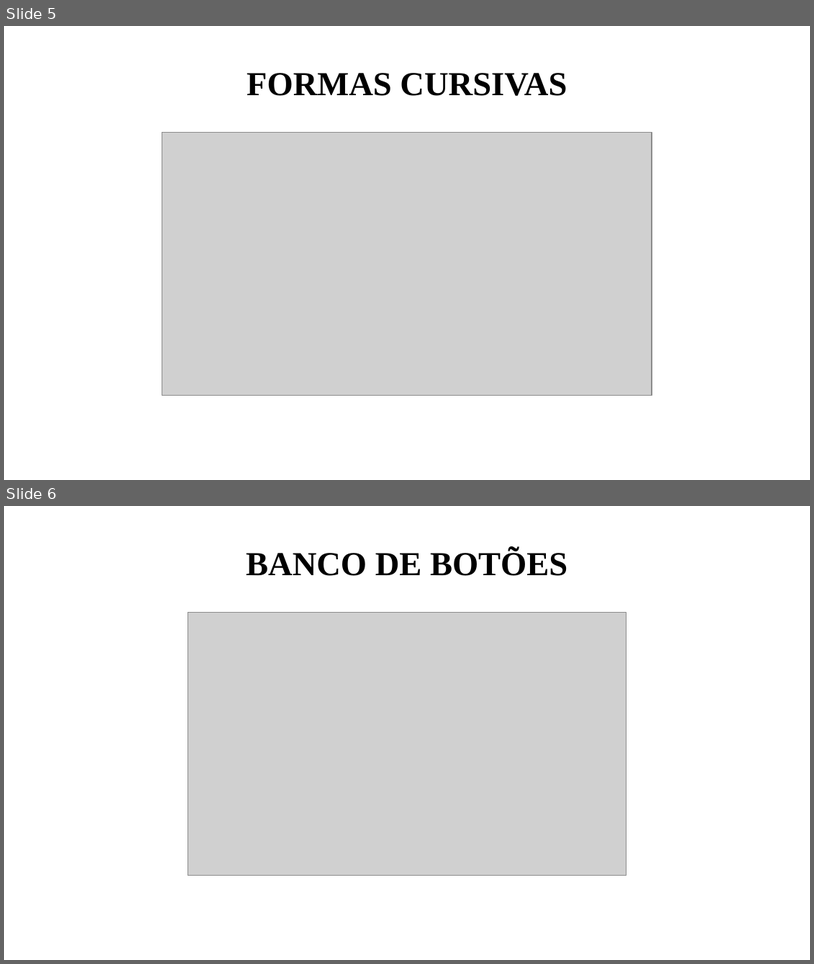
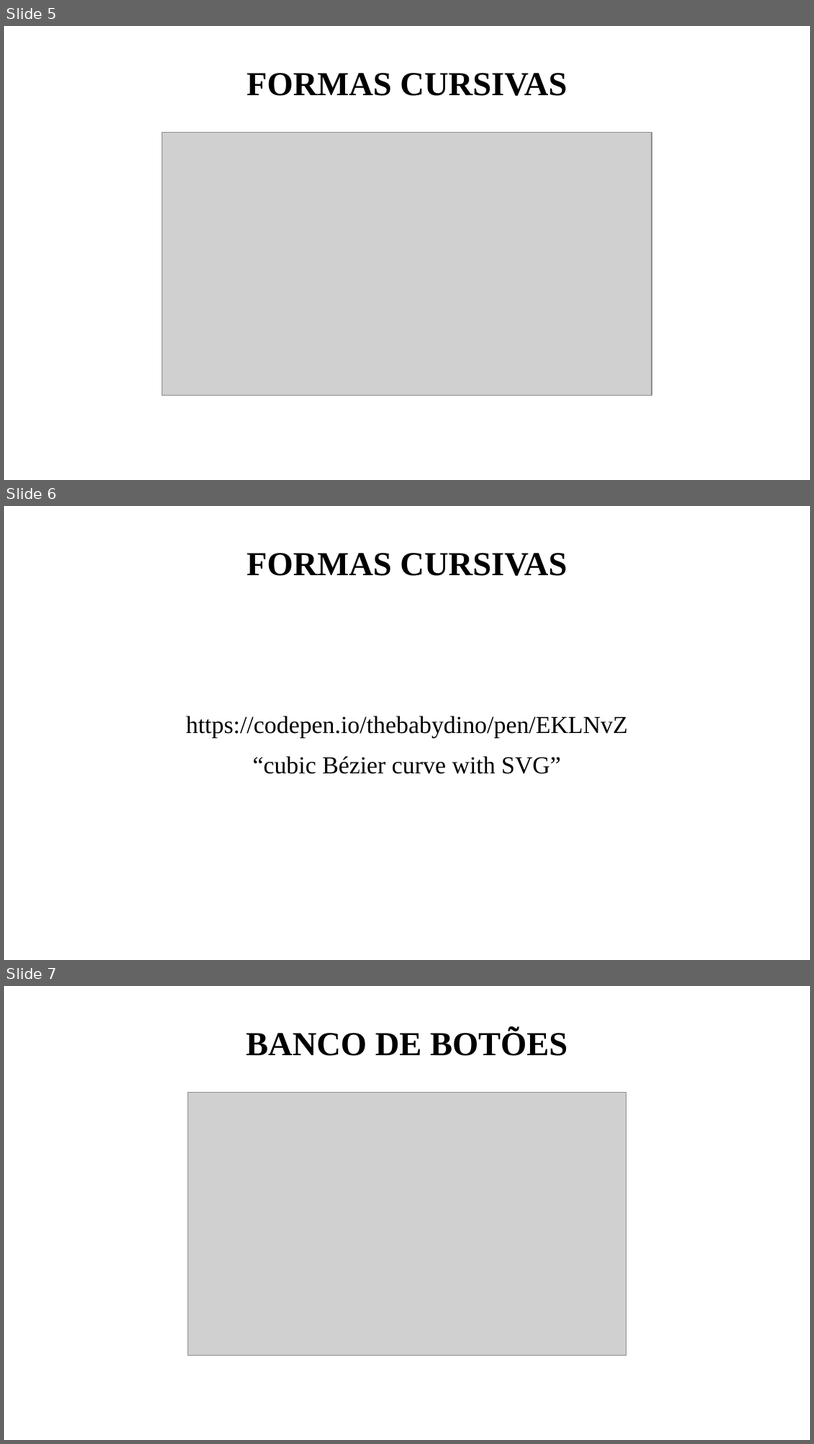
Before and after one commit to futxicaiadatec/futxicadinha01, a slide deck: quarta/slide.odp. Shown one above the other, each under a label of ours: slides 5 and 6 before the commit, slides 5, 6 and 7 after it. The pictures are 814x964 and 814x1444 pixels, drawn with LibreOffice and Linux fonts; fonts in the diff are those of the drawing; grey boxes stand for pictures. Boxes give left, top, right and bottom in pixels: in the first picture for what was removed or moved away, otherwise in the second. Text is boxed around its words. In the diff, an @@ line names an element or a change of style, - is before the commit and + after.

```diff
--- a/quarta/slide.odp
+++ b/quarta/slide.odp
@@ slide 6 added at [4,506,810,960], background #FFFFFF @@
@@ title added at [247,553,567,576], 33 pt, text #000000, bold @@
+FORMAS CURSIVAS
@@ text added at [186,716,628,774], 24 pt, text #000000 @@
+https://codepen.io/thebabydino/pen/EKLNvZ
+“cubic Bézier curve with SVG”
@@ what was slide 6 is now slide 7 @@
```
Also in this commit, not shown: 3 other slides added, 15 other files.
